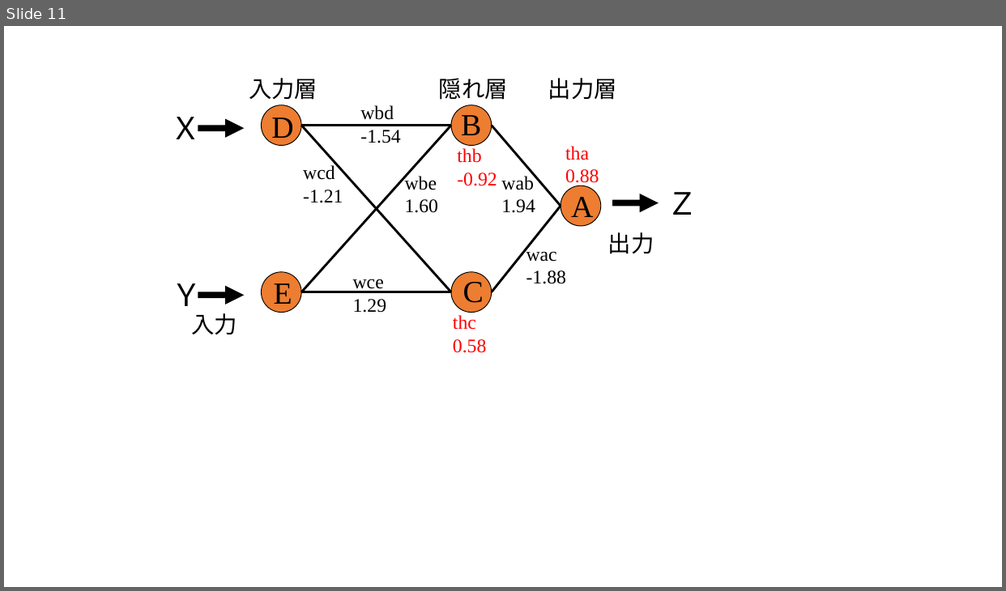
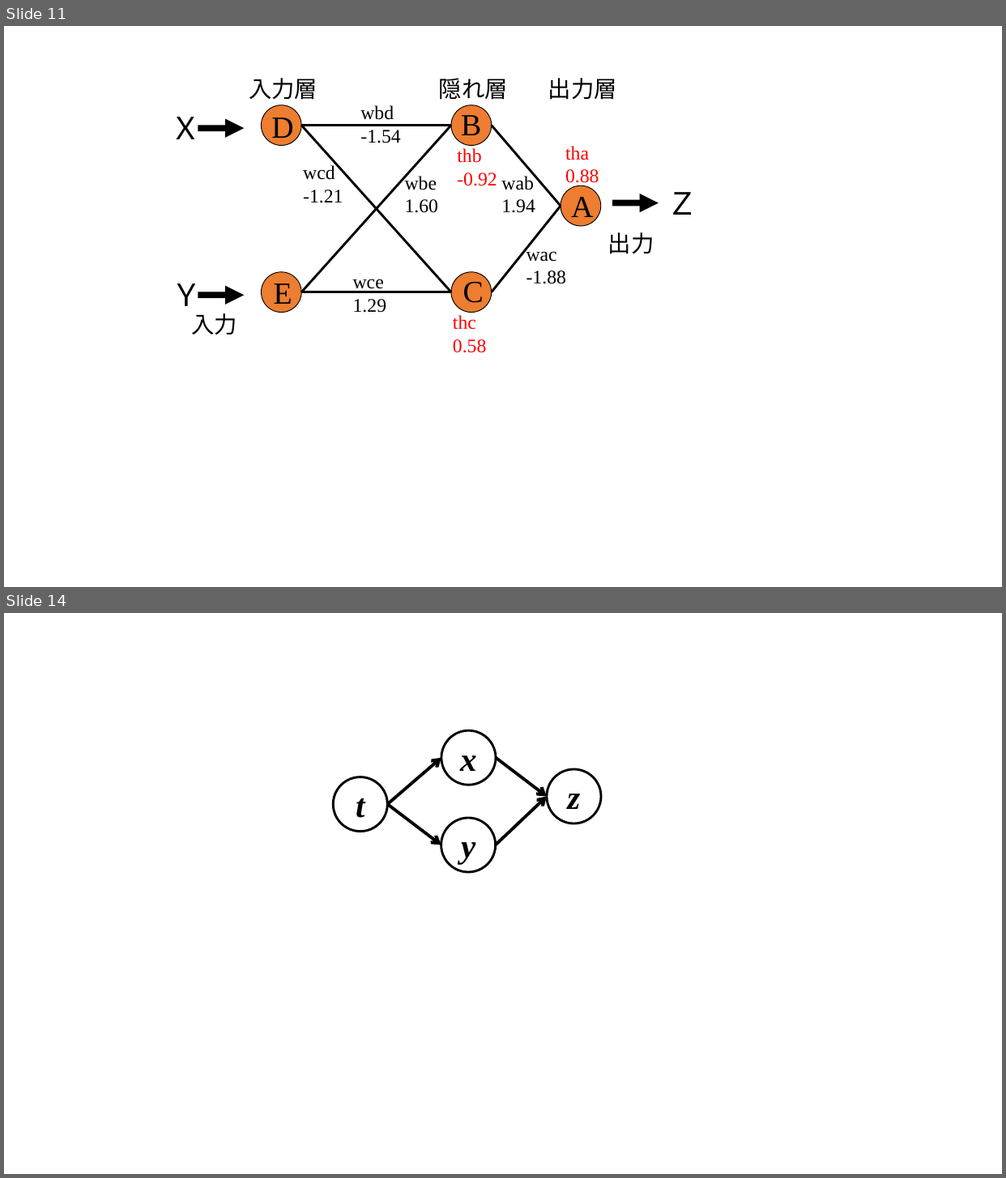
Before and after one commit to crotsu/Bousai_AI, a slide deck: chap3_NeuralNetwork/img/img.pptx. Shown one above the other, each under a label of ours: slide 11 before the commit, slides 11 and 14 after it; the slides between them are not shown. The pictures are 1006x591 and 1006x1178 pixels, drawn with LibreOffice and Linux fonts; fonts in the diff are those of the drawing. Boxes give left, top, right and bottom in pixels: in the first picture for what was removed or moved away, otherwise in the second. Text is boxed around its words. In the diff, an @@ line names an element or a change of style, - is before the commit and + after.

```diff
--- a/chap3_NeuralNetwork/img/img.pptx
+++ b/chap3_NeuralNetwork/img/img.pptx
@@ slide 14 added at (x1=4, y1=613, x2=1002, y2=1174), background #FFFFFF @@
@@ ellipse added at (x1=441, y1=730, x2=496, y2=786), fill #FFFFFF, outline #000000 2.25 pt, 32 pt, text #000000, bold, italic @@
+x
@@ arrow added from (387, 805) to (441, 757), #000000 3 pt @@
@@ arrow added from (496, 757) to (547, 796), #000000 3 pt @@
@@ ellipse added at (x1=334, y1=777, x2=388, y2=832), fill #FFFFFF, outline #000000 2.25 pt, 32 pt, text #000000, bold, italic @@
+t
@@ ellipse added at (x1=547, y1=769, x2=602, y2=824), fill #FFFFFF, outline #000000 2.25 pt, 32 pt, text #000000, bold, italic @@
+z
@@ arrow added from (387, 805) to (441, 845), #000000 3 pt @@
@@ arrow added from (496, 845) to (547, 796), #000000 3 pt @@
@@ ellipse added at (x1=441, y1=818, x2=496, y2=873), fill #FFFFFF, outline #000000 2.25 pt, 32 pt, text #000000, bold, italic @@
+y
```
Also in this commit, not shown: 2 other slides added, 1 other file.
